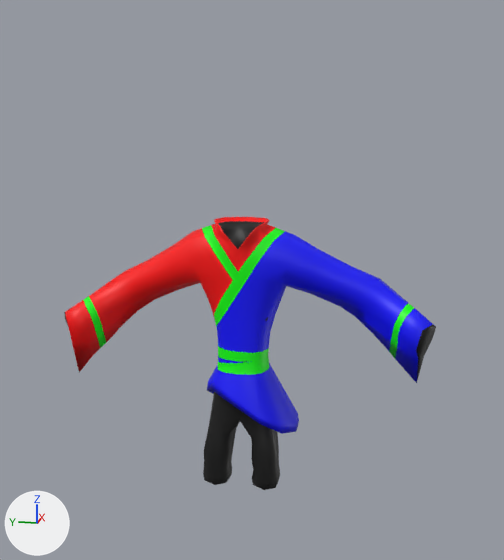
What one commit did to the Blender file Goddess spire/Assets/Assets/3D/KiBladeArmor.blend.
The view is the same before and after, from a 50 mm lens placed at (-17.45, -3.75, 5.01), pointed at (0.07, -0.24, 0.63). Arrows for +X, +Y and +Z are at lower left; the lights stay in place.
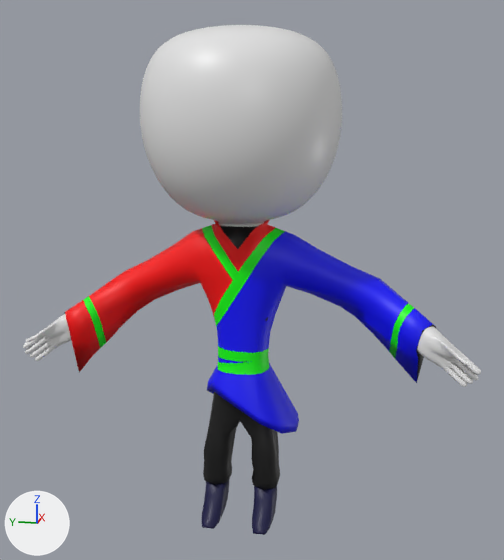
Boxes (x1, y1, x2, y2) around the edits, measured in the pictures (504 x 560 px):
'Cube', shown
    after: (23, 25, 481, 387)
'Cube.002', shown (blue)
    after: (202, 478, 277, 535)

Patch to the scene script:
```diff
--- a/Goddess spire/Assets/Assets/3D/KiBladeArmor.blend.py
+++ b/Goddess spire/Assets/Assets/3D/KiBladeArmor.blend.py
@@ ob_cube_002 @@
 ob_cube_002.scale = (0.587, 0.374, 0.49)
-ob_cube_002.hide_set(True)
@@ ob_cube @@
 ob_cube.location = (0.0, 0.0, 0.0)
-ob_cube.hide_set(True)
```
